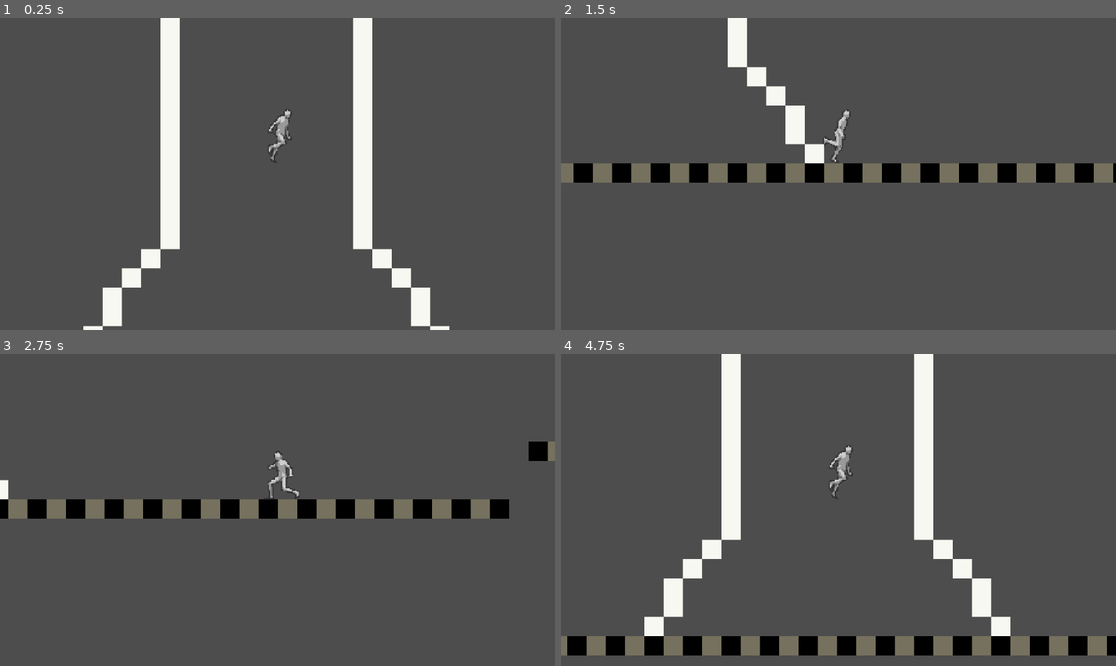
Above: before the commit, frames 1-4 (two rows, left to right).
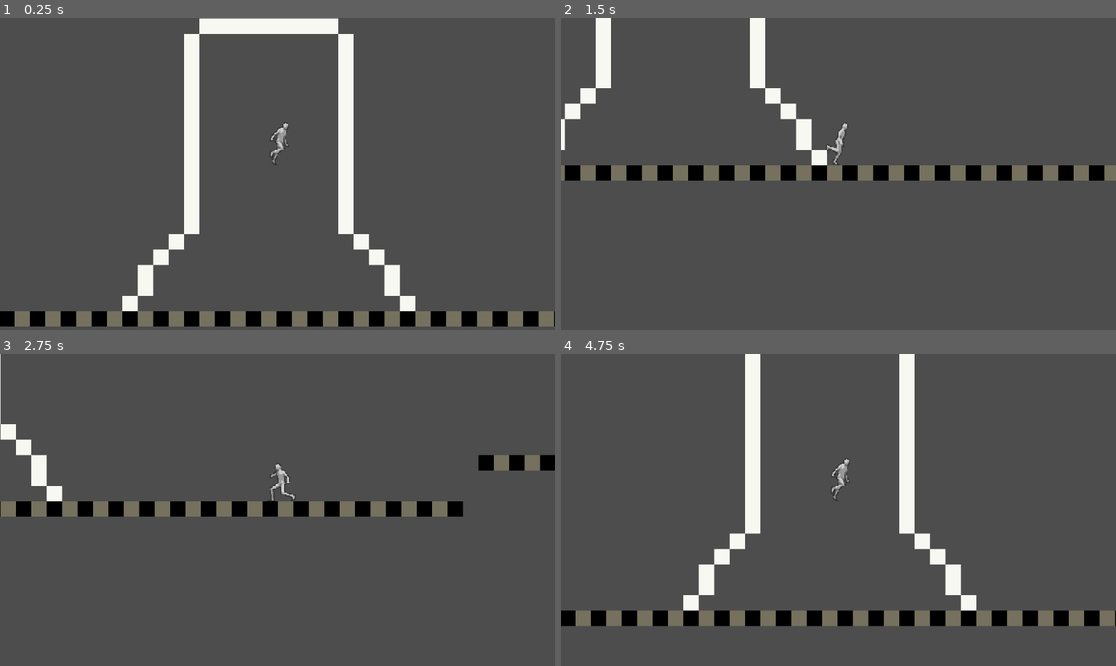
Above: after the commit, the same moments.

Repository: Sebas5750849/home-base_lab
Game: Godot game, scene res://scenes/game.tscn
Same seed, same stepped clock (60 frames per second), same inputs: the game is played once before the commit and once after it.
Inputs:
- Up to frame 1 (0.25 s): no input
- Up to frame 2 (1.5 s): hold Down (crouch) 0.53-1.28 s; hold Right (move_right) from 0.53 s (still down); tap Space (jump) at 0.77 s; tap Shift (dash) at 1.35 s
- Up to frame 3 (2.75 s): tap Space (jump) at 1.52 s; release Right (move_right) at 2.03 s; hold Left (move_left) from 2.03 s (still down); hold Down (crouch) from 2.03 s (still down)
- Up to frame 4 (4.75 s): release Left (move_left) at 2.78 s; release Down (crouch) at 2.78 s; hold Right (move_right) 2.78-4.25 s; tap Shift (dash) at 2.85 s; tap Space (jump) at 3.02, 3.77 s; hold Down (crouch) 3.53-4.25 s; tap Escape (pause) at 4.15 s; click "Restart" at 4.25 s

The runs differ from the first frame. In frame 1, 17% of the frame differs, in the area x 0-100%, y 0-100%; in frame 2, 7.0%; in frame 3, 5.8%; in frame 4, 21%, in the area x 0-100%, y 0-97%.

Commit message:
Reordered the file tree. Put the scenes and scripts in a player and menu subdirectory

Diff:
--- a/scenes/Level scenes/0__tutorial_level.tscn
+++ b/scenes/Level scenes/0__tutorial_level.tscn
@@ -2,7 +2,7 @@
 
 [ext_resource type="TileSet" uid="uid://mhn0gcjb225o" path="res://assets/Tilesetlayer of the game.tres" id="2_iunqk"]
 [ext_resource type="PackedScene" uid="uid://bpei5b4drb5en" path="res://scenes/reset_ma_game.tscn" id="2_myyxp"]
-[ext_resource type="PackedScene" uid="uid://dswr0ooxvgmpc" path="res://scenes/pause_menu.tscn" id="4_757ls"]
+[ext_resource type="PackedScene" uid="uid://dswr0ooxvgmpc" path="res://scenes/menu scenes/pause_menu.tscn" id="4_757ls"]
 
 [node name="0_ tutorial level" type="Node2D"]
 
--- a/scenes/Level scenes/testing_level.tscn
+++ b/scenes/Level scenes/testing_level.tscn
@@ -1,7 +1,7 @@
 [gd_scene load_steps=3 format=4 uid="uid://kxuixcuebtcu"]
 
 [ext_resource type="TileSet" uid="uid://mhn0gcjb225o" path="res://assets/Tilesetlayer of the game.tres" id="1_fc88k"]
-[ext_resource type="PackedScene" uid="uid://dswr0ooxvgmpc" path="res://scenes/pause_menu.tscn" id="2_e3swm"]
+[ext_resource type="PackedScene" uid="uid://dswr0ooxvgmpc" path="res://scenes/menu scenes/pause_menu.tscn" id="2_e3swm"]
 
 [node name="Testing level" type="Node2D"]
 
--- a/scenes/wall_jump_level.tscn
+++ b/scenes/Level scenes/wall_jump_level.tscn
@@ -2,7 +2,7 @@
 
 [ext_resource type="Texture2D" uid="uid://bgs1jb55e5qxv" path="res://assets/tile_sheet_v.1.0.png" id="1_isiuw"]
 [ext_resource type="PackedScene" uid="uid://fp2kjv70lur3" path="res://scenes/player.tscn" id="2_o3cqh"]
-[ext_resource type="PackedScene" uid="uid://dswr0ooxvgmpc" path="res://scenes/pause_menu.tscn" id="3_veio8"]
+[ext_resource type="PackedScene" uid="uid://dswr0ooxvgmpc" path="res://scenes/menu scenes/pause_menu.tscn" id="3_veio8"]
 
 [sub_resource type="TileSetAtlasSource" id="TileSetAtlasSource_pr1re"]
 texture = ExtResource("1_isiuw")
--- a/scenes/game.tscn
+++ b/scenes/game.tscn
@@ -10,7 +10,7 @@
 
 [node name="Camera2D" type="Camera2D" parent="Player"]
 position = Vector2(-3, 9)
-zoom = Vector2(2.5, 2.5)
+zoom = Vector2(2, 2)
 
 [node name="Levels" type="Node" parent="."]
 
--- a/scenes/pause_menu.tscn
+++ b/scenes/menu scenes/pause_menu.tscn
@@ -1,10 +1,10 @@
 [gd_scene load_steps=7 format=3 uid="uid://dswr0ooxvgmpc"]
 
-[ext_resource type="Script" uid="uid://be8t42tlmwtx8" path="res://scripts/pause_menu.gd" id="1_myx47"]
-[ext_resource type="Shader" uid="uid://dcvd6n4hsskiw" path="res://assets/pause_menu.gdshader" id="1_n87rw"]
+[ext_resource type="Script" uid="uid://be8t42tlmwtx8" path="res://scripts/menus/pause_menu.gd" id="1_j3fkp"]
+[ext_resource type="Shader" uid="uid://dcvd6n4hsskiw" path="res://assets/pause_menu.gdshader" id="2_clkv7"]
 
 [sub_resource type="ShaderMaterial" id="ShaderMaterial_myx47"]
-shader = ExtResource("1_n87rw")
+shader = ExtResource("2_clkv7")
 shader_parameter/lod = 0.0
 
 [sub_resource type="Animation" id="Animation_myx47"]
@@ -76,7 +76,7 @@
 anchor_bottom = 1.0
 grow_horizontal = 2
 grow_vertical = 2
-script = ExtResource("1_myx47")
+script = ExtResource("1_j3fkp")
 
 [node name="ColorRect" type="ColorRect" parent="."]
 material = SubResource("ShaderMaterial_myx47")
Renamed: scripts/pause_menu.gd -> scripts/menus/pause_menu.gd
Renamed: scripts/pause_menu.gd.uid -> scripts/menus/pause_menu.gd.uid
